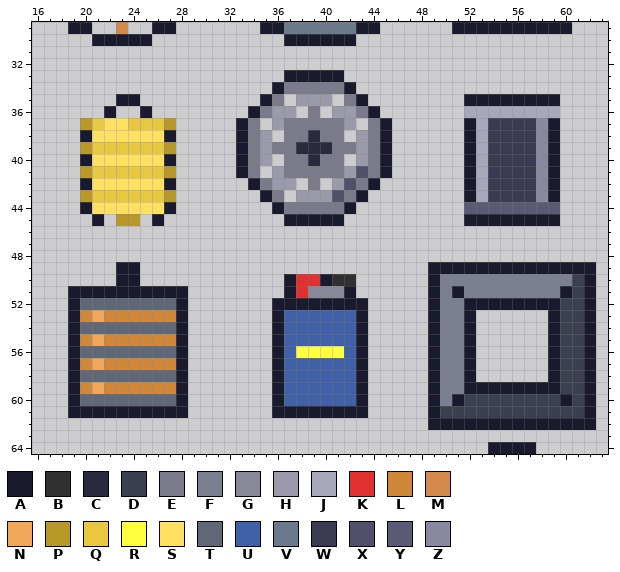
Pixel-art file: resources/items/sprites/item_atlas.aseprite. The picture above is the old version.
128x80 pixels, 1 frame. Colours within 5 levels of each other are drawn and written as one. Shown: x 16..63, y 29..64. The commit also changed other parts of the picture, which this record leaves out.
Palette (. is transparent): A #1a1a2e  B #303030  C #2a2a3e  D #3a4050  E #7a7a8a  F #7a8090  G #888898  H #9a9aaa  J #a8a8bc  K #e03030  L #d08838  M #d4884a  N #f0a858  P #b89828  Q #e8c840  R #ffff40  S #ffe060  T #606878  U #4060a8  V #6a7a8c  W #3a3a52  X #50506a  Y #5a5a72  Z #8888a0
Pixels before, first column x 19:
29 AA..M..AA.......AAVVVVVVAA......AAAAAAAAAA..
30 ..AAAAA...........AAAAAA....................
31 ............................................
32 ............................................
33 ..................AAAAA.....................
34 .................AEEEEEA....................
35 ....AA..........AE.HHH.EA........AAAAAAAA...
36 ...A..A........AEHH.E.HHEA.......JJJJJJJJ...
37 .PQSSQQQP.....AE.HEEEEEH.EA......AJWWWWZA...
38 .ASSSSSSA.....AEH.EECEE.HEA......AJWWWWZA...
39 .PQQQQQQP.....AEHEECCCEEHEA......AJWWWWZA...
40 .ASSSSSSA.....AEH.EECEE.HEA......AJWWWWZA...
41 .PQQQQQQP.....AE.HEEEEEHXEA......AJWWWWZA...
42 .ASSSSSSA......AEHH.E.HXEA.......AJWWWWZA...
43 .PQQQQQQP.......AE.HHHXEA........AJWWWWZA...
44 .ASSSSSSA........AEEEEEA.........YYYYYYYY...
45 ..A.PP.A..........AAAAA..........AAAAAAAA...
46 ............................................
47 ............................................
48 ............................................
49 ....AA........................AAAAAAAAAAAAAA
50 ....AA............AKKABB......AFFFFFFFFFFFDA
51 AAAAAAAAAA........AKGGGA......AFAFFFFFFFFADA
52 ATTTTTTTTA.......AAAAAAAA.....AFFAAAAAAAADDA
53 ALNLLLLLLA.......AUUUUUUA.....AFFA......ADDA
54 ATTTTTTTTA.......AUUUUUUA.....AFFA......ADDA
55 ALNLLLLLLA.......AUUUUUUA.....AFFA......ADDA
56 ATTTTTTTTA.......AURRRRUA.....AFFA......ADDA
57 ALNLLLLLLA.......AUUUUUUA.....AFFA......ADDA
58 ATTTTTTTTA.......AUUUUUUA.....AFFA......ADDA
59 ALNLLLLLLA.......AUUUUUUA.....AFFAAAAAAAADDA
60 ATTTTTTTTA.......AUUUUUUA.....AFADDDDDDDDADA
61 AAAAAAAAAA.......AAAAAAAA.....ADDDDDDDDDDDDA
62 ..............................AAAAAAAAAAAAAA
63 ............................................
64 ...................................AAAA.....
Now the later version:
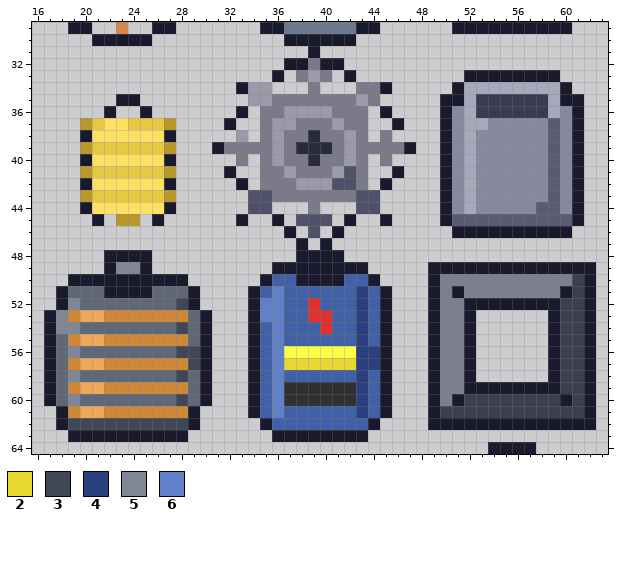
Colours new in this view: 2 #e8d830  3 #404858  4 #2a4080  5 #808898  6 #6080c8
The edit:
Changed rows in their new state; - is an unchanged pixel.
first column x 17:
31 ----------------------A----------------------
32 --------------------AAEAA--------------------
33 -------------------A.EHE.A---------AAAAAAAA--
34 ----------------AHH...-...EEA-----AJJJJJJJJA-
35 -----------------HH-EEEEE-HE-----AAJWWWWWWJAA
36 ----------------A.-E-HHHEE-.A----AZ-WWWWWW-ZA
37 ---------------A..E-H---HEE..A---AZJ-ZZZZ-YZA
38 ----------------H.EH-----HE.E----AZJZZZZZ-YZA
39 --------------AEE-EH-----HE-EEA--AZJZZZZZ-YZA
40 ----------------E.EH-----HE.E----AZJZZZZZ-YZA
41 ---------------A..EEH---HXE..A---AZJZZZZZ-YZA
42 ----------------A.-EEHHHX--.A----AZJZZZZZ-YZA
43 -----------------XX-EEEEE-XX-----AZJZZZZZ-YZA
44 -----------------XX...-...XX-----AZJZZZZZ--ZA
45 ----------------A--A.XXX.A--A----AYYYYYYYYYYA
46 --------------------A-X-A---------AAAAAAAAAA-
47 ---------------------A-A---------------------
48 -----AAAA------------AAAA--------------------
49 -----A55A----------AAAAAAAA------------------
50 --AAAA--AAAA------AUUAA-AUUA-----------------
51 -ATTT----TTTA----AU6UUUUUU4UA----------------
52 -A5--------3A----A66UUKUUU4UA----------------
53 A5LN-------LTA---A66--KK--4UA----------------
54 A55--------3TA---AU6---K--4UA----------------
55 ATLN-------LTA---AU6------4UA----------------
56 AT5--------33A---AU6R----R44A----------------
57 ATLN-------L3A---AU622222244A----------------
58 AT5--------3TA---AU6------4UA----------------
59 ATLN-------LTA---AU6BBBBBB4UA----------------
60 AT5--------3TA---AU6BBBBBB4UA----------------
61 -ALNNLLLLLLLA----AU6UUUUUU4UA----------------
62 -A3333333333A-----AUUUUUUUUA-----------------
63 --AAAAAAAAAA-------AAAAAAAA------------------
Pixel boxes of the changes (left, top, right, bottom) in both pictures:
changed: (212, 46, 584, 442)
changed: (44, 250, 212, 442)
